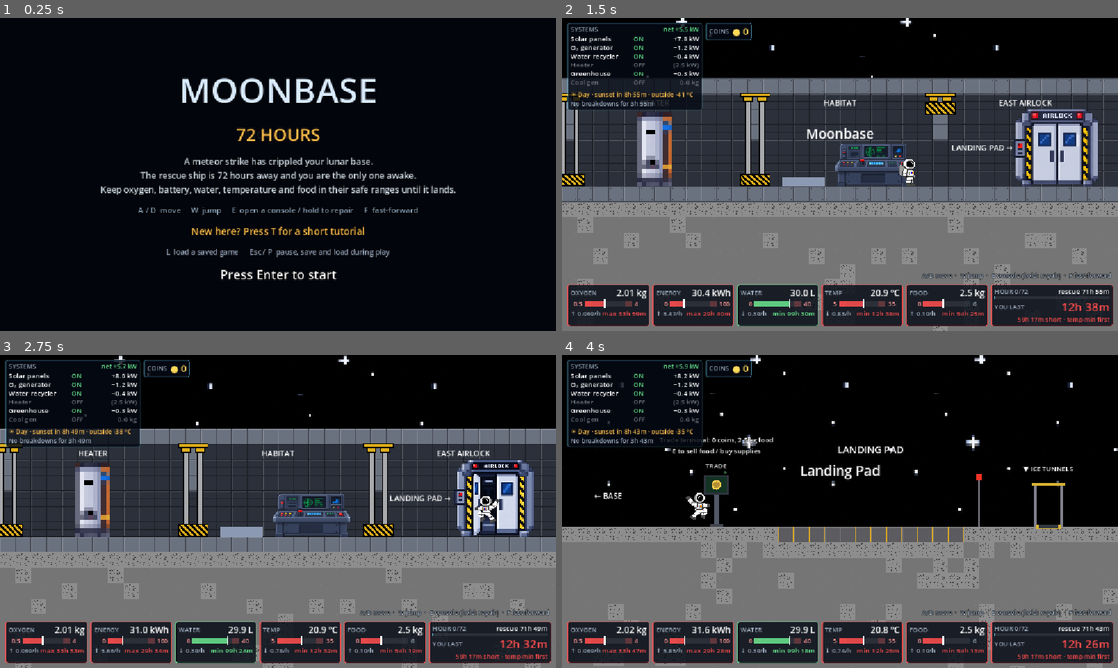
Above: before the commit, frames 1-4 (two rows, left to right).
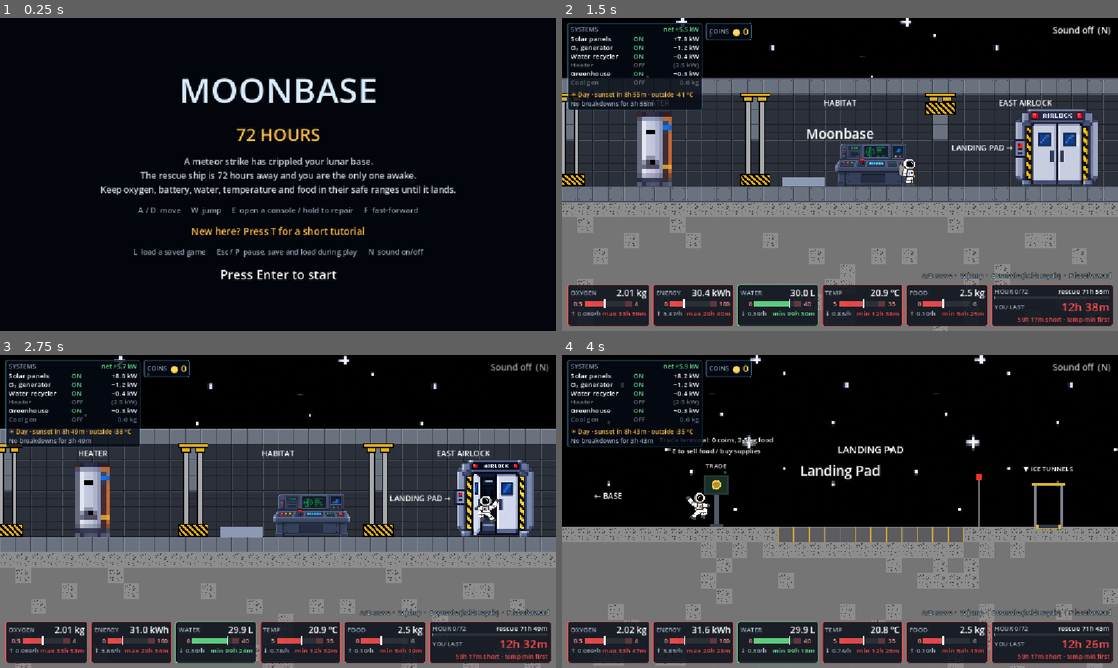
Above: after the commit, the same moments.

Repository: kushmdesai/72-Hours
Game: Godot game, scene res://scenes/main.tscn
The game is run twice, just before and just after one commit, with the same random seed, the same clock (stepped at 60 frames per second) and the same inputs.
Inputs (mouse positions are in pixels of both pictures, inside the frame that each line leads up to):
- Up to frame 1 (0.25 s): no input
- Up to frame 2 (1.5 s): tap Enter (ui_accept) at 0.5 s; move the mouse to (962, 158) at 0.52 s; hold D (move_right) from 0.53 s (still down); tap N at 0.6 s; click (962, 158) at 0.67 s; tap W (jump) at 0.77 s; move the mouse to (728, 190) at 1.27 s; tap M (debrief) at 1.35 s
- Up to frame 3 (2.75 s): tap W (jump) at 1.52 s; tap N at 1.55, 2.3 s; move the mouse to (333, 442) at 2.02 s; release D (move_right) at 2.03 s; hold A (move_left) from 2.03 s (still down); hold E (interact) from 2.03 s (still down)
- Up to frame 4 (4 s): move the mouse to (812, 574) at 2.77 s; release A (move_left) at 2.78 s; release E (interact) at 2.78 s; hold D (move_right) from 2.78 s (still down); tap N at 2.85, 3.8 s; click (812, 574) at 2.92 s; tap W (jump) at 3.02, 3.77 s; move the mouse to (1006, 558) at 3.52 s; tap L at 3.6 s

The runs differ from the first frame. In frame 1, 0.6% of the frame differs, in the area x 24-77%, y 73-77%; in frame 2, 0.2%; in frame 3, 0.1%; in frame 4, 0.1%.

Commit message:
Sounds for coal, ice, shutdown and shelter; show N to mute
Digging coal crunches, drilled ice splashes, the base powers down with a
falling sweep when it freezes before a calamity, and stocking the shelter
chimes. Pressing N shows a brief Sound on/off note, and the title screen
lists the key.

Co-Authored-By: Claude Opus 5.5 (1M context) <noreply@anthropic.com>

Diff:
--- a/scripts/sfx.gd
+++ b/scripts/sfx.gd
@@ -26,6 +26,7 @@
 var _air_time := 0.0
 var _step_px := 0.0
 var _hum: AudioStreamPlayer
+var _notice: Label
 
 
 func _ready() -> void:
@@ -40,13 +41,14 @@
 	_hum.volume_db = -26.0
 	add_child(_hum)
 	_hum.play()
+	_build_notice()
 
 	Base.system_toggled.connect(func(_s, on): play("switch_on" if on else "switch_off"))
 	Base.failure_started.connect(func(_f): play("alarm"))
 	Base.failure_repaired.connect(func(_f): play("repaired"))
 	Base.game_over.connect(func(_r, _h, _hi): _end_sound("game_over"))
 	Base.game_won.connect(func(): _end_sound("win"))
-	Base.supplies_added.connect(func(_r, _a): play("pickup"))
+	Base.supplies_added.connect(_on_supplies_added)
 	# Coins arrived later than the rest of Base, so hook them up only if present.
 	if Base.has_signal("coins_changed"):
 		_last_coins = Base.get("coins")
@@ -68,6 +70,11 @@
 func set_muted(on: bool) -> void:
 	muted = on
 	AudioServer.set_bus_mute(0, on)
+	_notice.text = "Sound off  (N)" if on else "Sound on  (N)"
+	var tween := create_tween()
+	_notice.modulate.a = 1.0
+	tween.tween_interval(1.0)
+	tween.tween_property(_notice, "modulate:a", 0.0, 0.5)
 
 
 func _unhandled_input(event: InputEvent) -> void:
@@ -78,6 +85,19 @@
 func _end_sound(sound: String) -> void:
 	_hum.stop()
 	play(sound)
+
+
+## Pods, ice and coal all arrive through add_supplies; the battery drain of
+## melting ice comes through as a negative amount and stays silent.
+func _on_supplies_added(resource: String, amount: float) -> void:
+	if amount <= 0.0:
+		return
+	if resource == "coal":
+		play("dig")
+	elif resource == "water":
+		play("splash")
+	else:
+		play("pickup")
 
 
 func _on_coins_changed(coins: float) -> void:
@@ -100,6 +120,8 @@
 		node.arrived.connect(func(): play("rumble"))
 		node.passed.connect(func(): play("all_clear"))
 		node.caught.connect(func(): _end_sound("game_over"))
+		node.shutdown_started.connect(func(): play("power_down"))
+		node.shelter_stocked.connect(func(_h): play("stow"))
 	elif node is SupplyDrops:
 		node.pod_landed.connect(func(_p): play("thud"))
 	elif node is Player:
@@ -133,6 +155,24 @@
 	_was_on_floor = on_floor
 
 
+## A small "Sound on/off" note in the top-right corner when N is pressed.
+func _build_notice() -> void:
+	var layer := CanvasLayer.new()
+	layer.layer = 30
+	add_child(layer)
+	_notice = Label.new()
+	_notice.set_anchors_preset(Control.PRESET_TOP_RIGHT)
+	_notice.offset_left = -220.0
+	_notice.offset_right = -16.0
+	_notice.offset_top = 12.0
+	_notice.horizontal_alignment = HORIZONTAL_ALIGNMENT_RIGHT
+	_notice.add_theme_font_size_override("font_size", 18)
+	_notice.add_theme_color_override("font_outline_color", Color.BLACK)
+	_notice.add_theme_constant_override("outline_size", 6)
+	_notice.modulate.a = 0.0
+	layer.add_child(_notice)
+
+
 # --- Synthesis -------------------------------------------------------------
 
 func _build_sounds() -> void:
@@ -155,6 +195,10 @@
 	_sounds.step = _noise(0.07, 0.5, 0.001, 0.02, 0.8)
 	_sounds.game_over = _tone([[392, 392, 0.3], [330, 330, 0.3], [262, 262, 0.3], [196, 110, 0.9]], "triangle", 0.5, 0.01, 0.6)
 	_sounds.win = _tone([[523, 523, 0.15], [659, 659, 0.15], [784, 784, 0.15], [1047, 1047, 0.5]], "square", 0.25, 0.005, 0.4)
+	_sounds.power_down = _tone([[600, 80, 0.9]], "saw", 0.25, 0.01, 0.6)
+	_sounds.stow = _tone([[330, 330, 0.06], [494, 494, 0.12]], "triangle", 0.4, 0.003, 0.08)
+	_sounds.dig = _noise(0.22, 0.6, 0.001, 0.07, 0.6)
+	_sounds.splash = _noise(0.35, 0.4, 0.01, 0.12, 0.3)
 	_sounds.hum = _hum_loop()
 
 
--- a/scripts/start_screen.gd
+++ b/scripts/start_screen.gd
@@ -91,7 +91,7 @@
 		16, Color(0.55, 0.65, 0.75)))
 	_hint = _label("Press Enter to start", 26, Color.WHITE)
 	box.add_child(_label("New here? Press T for a short tutorial", 20, Color(1.0, 0.75, 0.3)))
-	box.add_child(_label("L  load a saved game      Esc / P  pause, save and load during play", 15, Color(0.6, 0.66, 0.76)))
+	box.add_child(_label("L  load a saved game      Esc / P  pause, save and load during play      N  sound on/off", 15, Color(0.6, 0.66, 0.76)))
 	box.add_child(_hint)
 
 
Not shown, added: scripts/sfx.gd.uid
